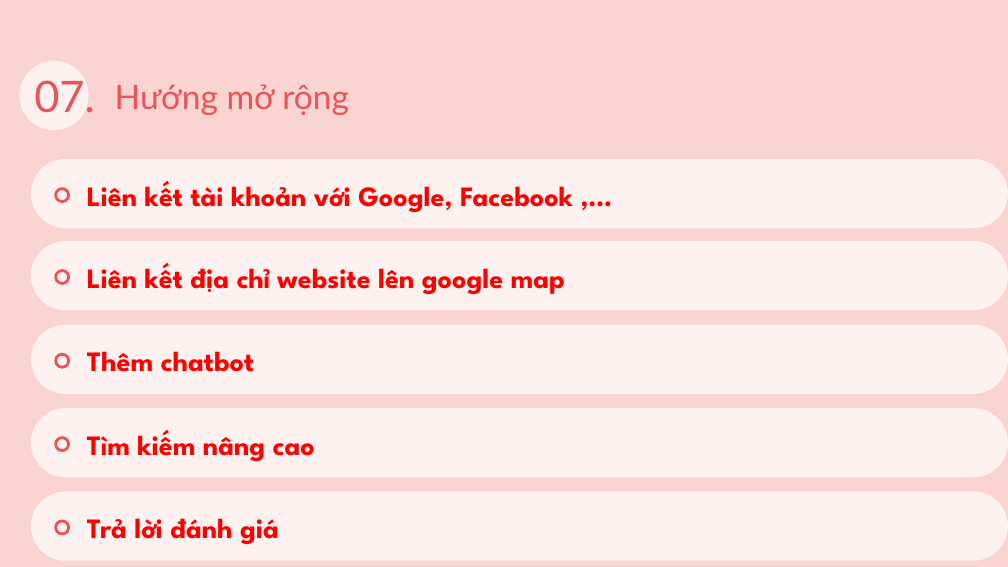
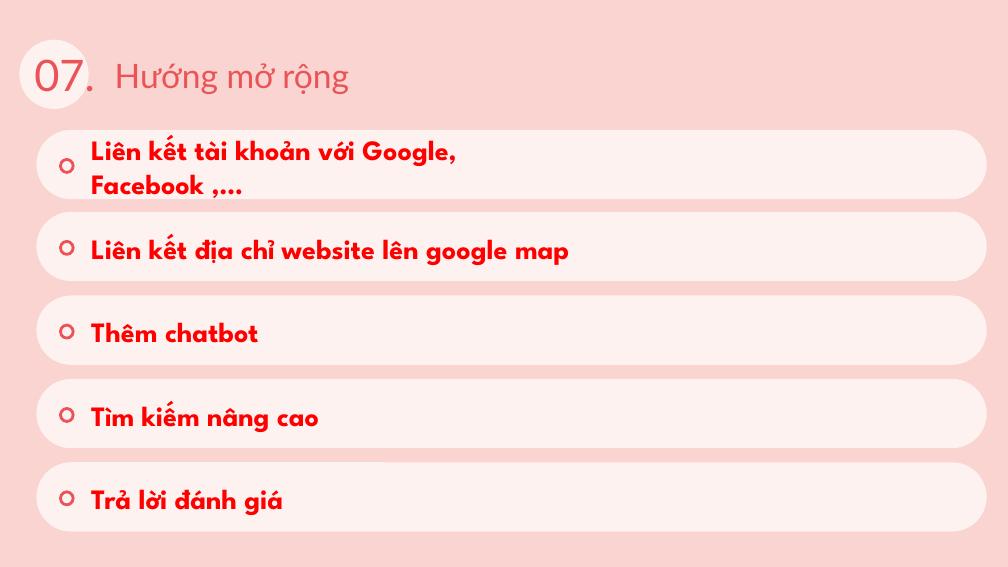
Before and after one commit to Prox404/doan1J2School, a slide deck: slide 13 of Document/slide.pptx (slide 12 before the commit). Drawn at 1008x567 pixels with LibreOffice and Linux fonts; fonts in the diff are those of the drawing. Boxes give left, top, right and bottom in pixels: in the first picture for what was removed or moved away, otherwise in the second. Text is boxed around its words. In the diff, an @@ line names an element or a change of style, - is before the commit and + after.

```diff
--- a/Document/slide.pptx
+++ b/Document/slide.pptx
@@ 2 titles, 1 ellipse: place and size @@
-2 titles, 1 ellipse at [19, 60, 349, 130]
+2 titles, 1 ellipse at [19, 39, 349, 109]
@@ rounded rectangle: place and size @@
-rounded rectangle at [31, 159, 1008, 229]
+rounded rectangle at [36, 130, 987, 200]
@@ text "Liên kết tài khoản với ..." rewrapped from [87, 181, 573, 212] to [91, 135, 456, 195] @@
@@ rounded rectangle: place and size @@
-rounded rectangle at [31, 241, 1008, 310]
+rounded rectangle at [36, 212, 987, 281]
@@ text "Liên kết địa chỉ website ...": place and size @@
-text "Liên kết địa chỉ website ..." at [87, 263, 565, 294]
+text "Liên kết địa chỉ website ..." at [91, 234, 569, 265]
@@ rounded rectangle: place and size @@
-rounded rectangle at [31, 325, 1008, 394]
+rounded rectangle at [36, 295, 987, 365]
@@ text "Thêm chatbot": place and size @@
-text "Thêm chatbot" at [87, 351, 255, 372]
+text "Thêm chatbot" at [91, 322, 259, 343]
@@ rounded rectangle: place and size @@
-rounded rectangle at [31, 408, 1008, 478]
+rounded rectangle at [36, 379, 987, 449]
@@ text "Tìm kiếm nâng cao": place and size @@
-text "Tìm kiếm nâng cao" at [87, 430, 315, 461]
+text "Tìm kiếm nâng cao" at [91, 401, 319, 432]
@@ rounded rectangle: place and size @@
-rounded rectangle at [31, 492, 1008, 561]
+rounded rectangle at [36, 463, 987, 532]
@@ text "Trả lời đánh giá": place and size @@
-text "Trả lời đánh giá" at [87, 518, 279, 544]
+text "Trả lời đánh giá" at [91, 489, 283, 515]
@@ 5 ellipses: place and size @@
-5 ellipses at [55, 188, 69, 534]
+5 ellipses at [60, 159, 74, 505]
```
Also in this commit, not shown: 3 other slides changed, 1 slide added, 2 other files.
